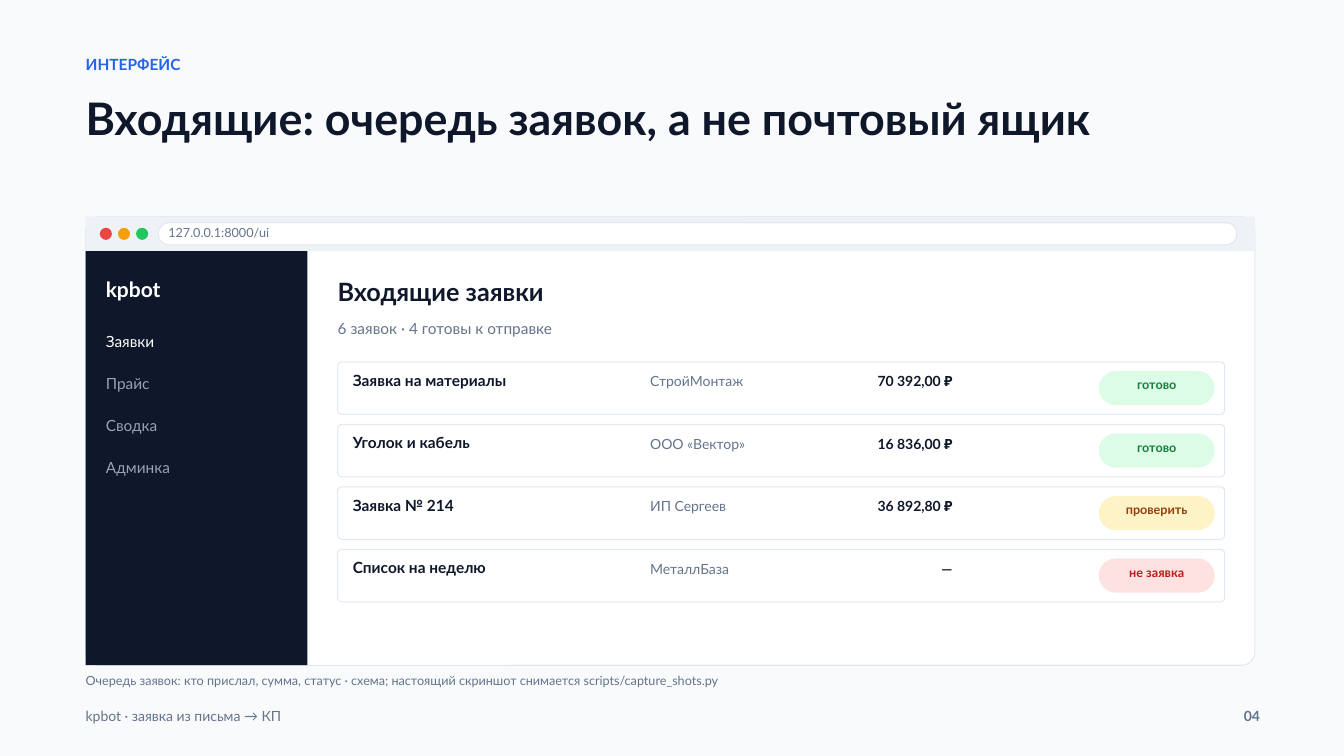
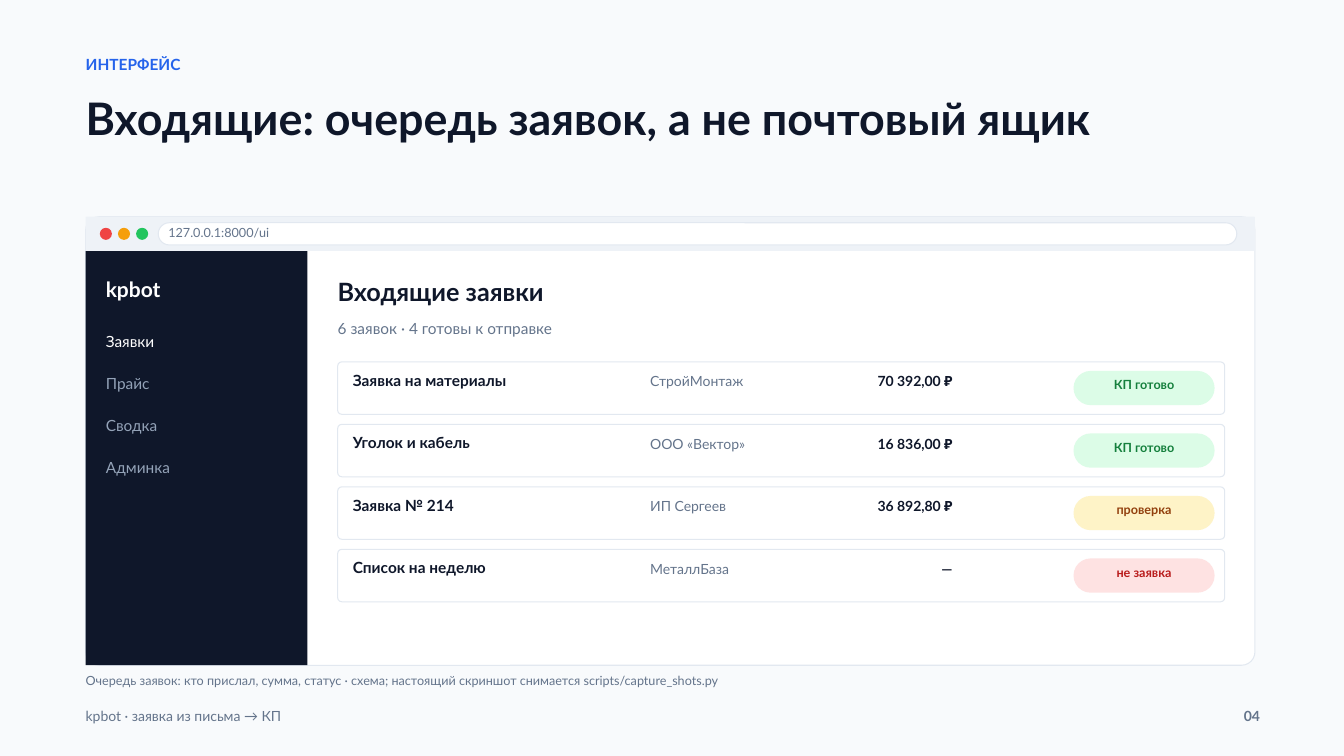
Before and after one commit to IvanBurtsev/Kpbot, a slide deck: slide 4 of presentation/kpbot-deck.pptx. Drawn at 1344x756 pixels with LibreOffice and Linux fonts; fonts in the diff are those of the drawing. Boxes give left, top, right and bottom in pixels: in the first picture for what was removed or moved away, otherwise in the second. Text is boxed around its words. In the diff, an @@ line names an element or a change of style, - is before the commit and + after.

Commit message:
fix: UX по отзыву — понятные проверки, статусы КП, drag-and-drop, мягкое удаление
* колонка «Проверить» вместо «Проблем»: подсказка с расшифровкой (похоже /
  не найдено / без количества) и оговорка, что это строки письма, а не остатки;
  в карточке — та же расшифровка и путь заявки;
* статусы про КП: нужна проверка → КП готово → одобрена → КП отправлено; отказ
  отдельно, подписи одинаковые в списке и карточке;
* в списке только компания/имя — почта перенесена в карточку;
* drag-and-drop для прайса, остатков, письма и мастера подключения (app.js + CSS,
  обычный input остаётся запасным вариантом);
* кнопки «Цены из 1С» и «Остатки из 1С» на странице прайса — OData без выгрузки;
* мягкое удаление пользователей: «Заблокировать», история сохраняется, себя и
  последнего администратора заблокировать нельзя;
* тесты: tests/test_ux_fixes.py, всего 265.

```diff
--- a/presentation/kpbot-deck.pptx
+++ b/presentation/kpbot-deck.pptx
@@ rounded rectangle: place and size @@
-rounded rectangle at (1099,371,1215,405)
+rounded rectangle at (1074,371,1215,405)
@@ text at (1114,380,1174,389): text changed @@
-готово
+КП готово
@@ rounded rectangle: place and size @@
-rounded rectangle at (1099,434,1215,468)
+rounded rectangle at (1074,434,1215,468)
@@ text at (1114,443,1174,452): text changed @@
-готово
+КП готово
@@ rounded rectangle: place and size @@
-rounded rectangle at (1099,496,1215,530)
+rounded rectangle at (1074,496,1215,530)
@@ text at (1117,507,1172,516): text changed @@
-проверить
+проверка
@@ text "не заявка": place and size @@
-text "не заявка" at (1129,570,1184,577)
+text "не заявка" at (1117,570,1172,577)
@@ rounded rectangle: place and size @@
-rounded rectangle at (1099,559,1215,593)
+rounded rectangle at (1074,559,1215,593)
```
Also in this commit, not shown: 2 other slides changed, 20 other files.
